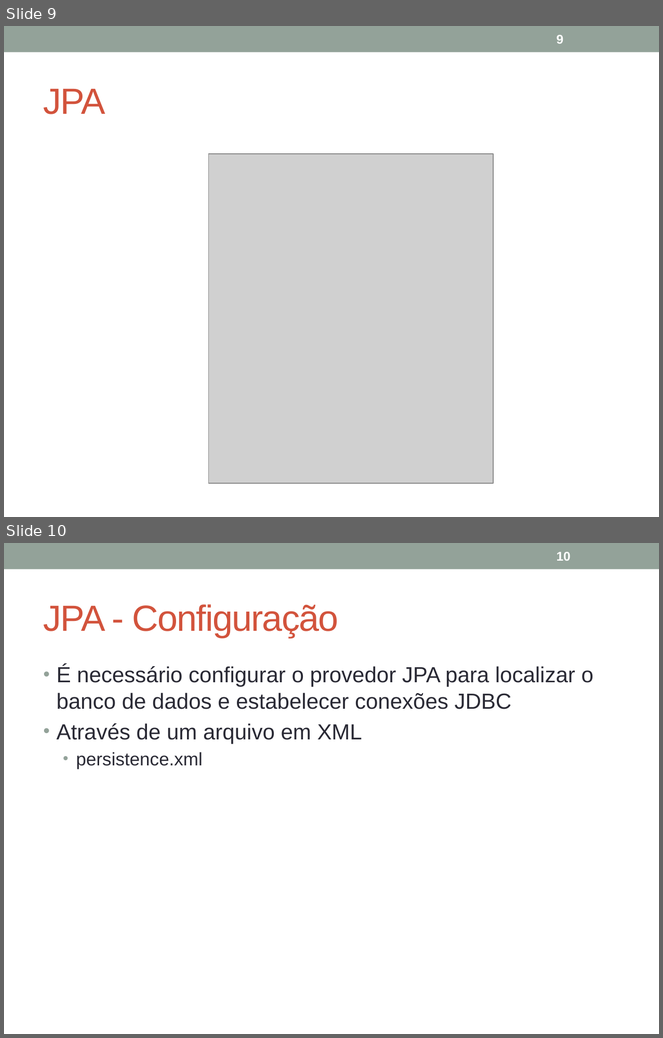
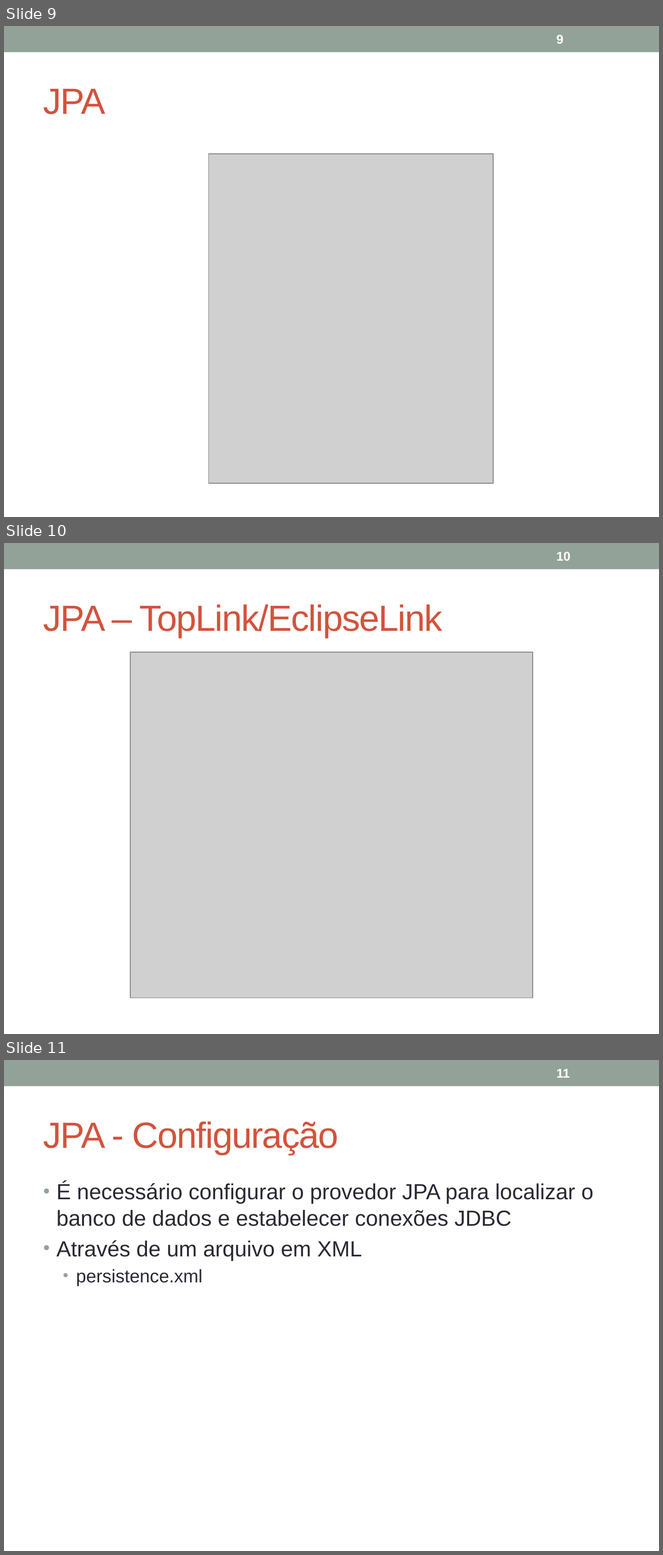
Before and after one commit to VanusaASilva/VanusaASilva, a slide deck: Material/JavaEE_JPA.pptx. Shown one above the other, each under a label of ours: slides 9 and 10 before the commit, slides 9, 10 and 11 after it. The pictures are 663x1038 and 663x1555 pixels, drawn with LibreOffice and Linux fonts; fonts in the diff are those of the drawing; grey boxes stand for pictures. Boxes give left, top, right and bottom in pixels: in the first picture for what was removed or moved away, otherwise in the second. Text is boxed around its words. In the diff, an @@ line names an element or a change of style, - is before the commit and + after.

Commit message:
EJB e JPA
Atualização dos ppts, docs e projetos Eclipse.

```diff
--- a/Material/JavaEE_JPA.pptx
+++ b/Material/JavaEE_JPA.pptx
@@ slide 10 added at <box>4,543,659,1034</box>, background #FFFFFF; not listed: 1 template element that a slide beside it also shows @@
@@ page number added at <box>557,552,571,561</box>, 14 pt, text #FFFFFF, bold @@
+10
@@ title added at <box>44,604,443,638</box>, 40 pt, text #D2533C @@
+JPA – TopLink/EclipseLink
@@ picture added at <box>130,652,533,999</box> @@
@@ what was slide 10 is now slide 11 @@
@@ page number at <box>557,1069,570,1078</box>: text changed @@
-10
+11
```
Also in this commit, not shown: 1 slide changed, 91 other slides added, 55 other files.
